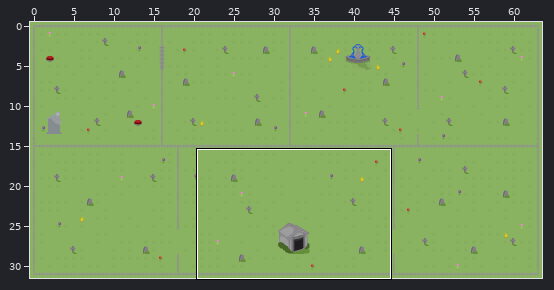
Level history. Tiled map (JSON): assets/tilemaps/bothMapsWithObjects.json. The picture above shows the old version from afar; the outline marks the close-up.
Close-up. Earlier state:
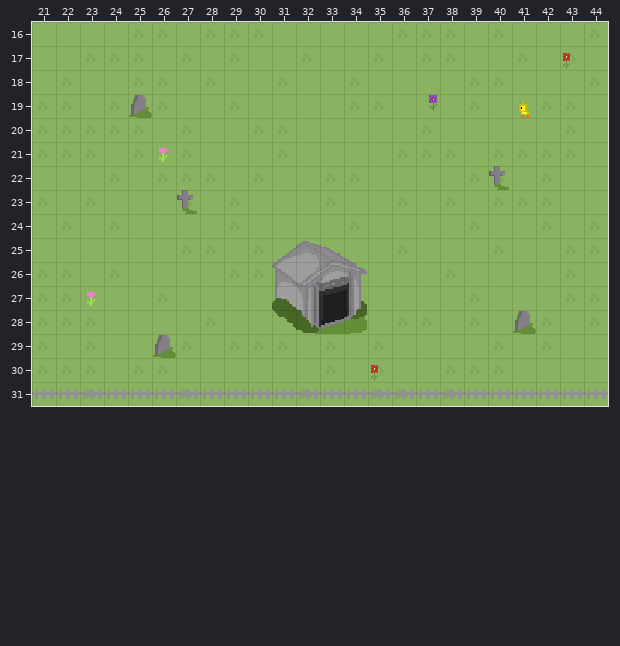
Cells are 16x16 px. Shown: x 21..44, y 16..31. The commit also changed other parts of the map, which this record leaves out.
After the commit:
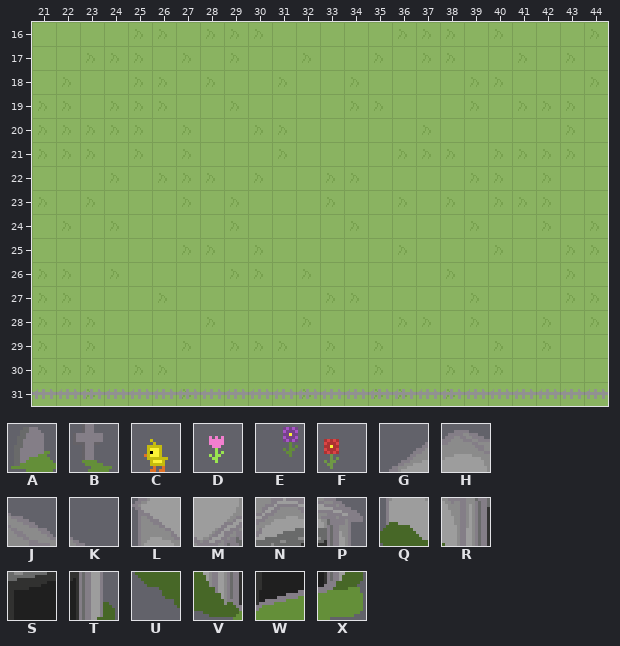
Key: from "mapAssetsTilemap": A 4, B 5, C 36 flipped left-right, D 37, E 38, F 39, G 48, H 49, J 50, K 51, L 60, M 61, N 62, P 63, Q 72, R 73, S 74, T 75, U 84, V 85, W 86, X 87.
_ is an empty cell.
Tiles replaced or removed in this view: A, B, C, D, E, F, G, H, J, K, L, M, N, P, Q, R, S, T, U, V, W, X.
Change:
Changed rows in their new state; . is an unchanged cell.
Layer "Norm_Graves" (now hidden):
first column x 25:
19 _...............
22 ..............._
23 .._.............
first column x 26:
28 ..............._
29 _...............
Layer "Norm_Mausoleum" (now hidden):
first column x 31:
25 ____
26 ____
27 ____
28 ____
Layer "Norm_Ducks" (now hidden):
first column x 41:
19 _
Layer "Flowers" (now hidden):
first column x 26:
17 ................._
19 ..........._......
21 _.................
first column x 23:
27 _............
30 ............_
